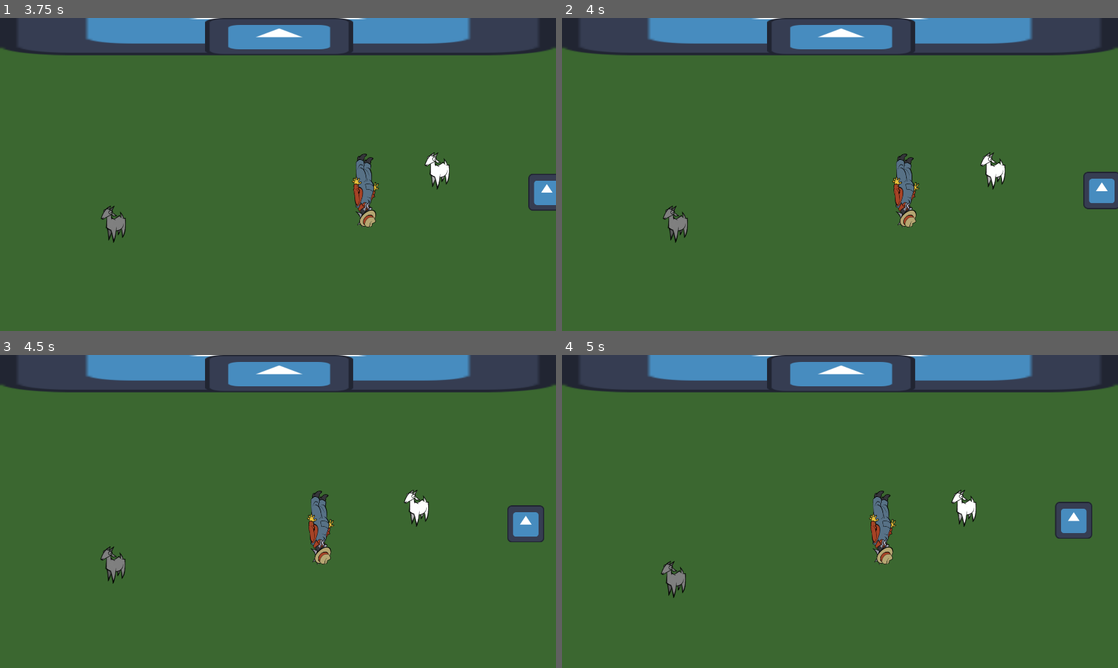
Above: before the commit, frames 1-4 (two rows, left to right).
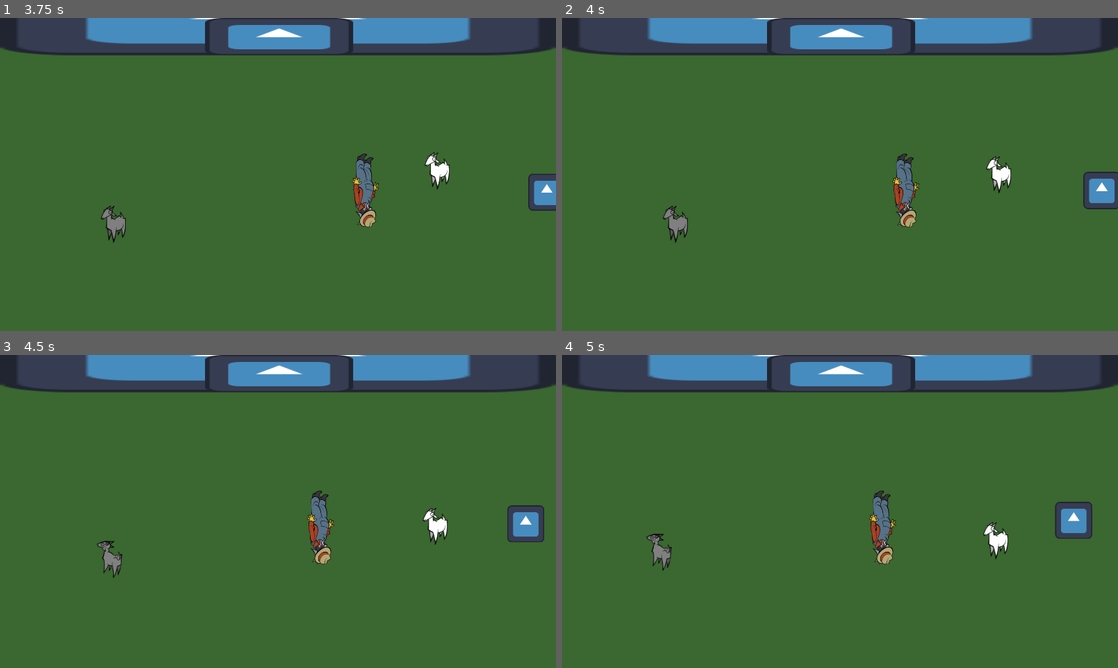
Above: after the commit, the same moments.

Repository: jadicodes/goat-game
Game: Godot game, scene res://farm/farm.tscn
The game is run twice, just before and just after one commit, with the same random seed, the same clock (stepped at 60 frames per second) and the same inputs. The engine's default icon, where the game draws it, is replaced by a stand-in: a white triangle on a blue panel in a dark square.
Inputs (mouse positions are in pixels of both pictures, inside the frame that each line leads up to):
- Up to frame 1 (3.75 s): tap Enter at 0.5 s; move the mouse to (400, 158) at 0.52 s; hold D (move_right) 0.53-1.25 s; hold E (interact) 0.53-1.25 s; click (400, 158) at 0.67 s; drag from (166, 190) to (355, 171) at 1.27 s; tap Space at 2 s; move the mouse to (333, 105) at 2.02 s; hold D (move_right) 2.03-2.75 s; hold Shift 2.03-2.75 s; tap E (interact) at 2.3 s; drag from (250, 237) to (111, 127) at 2.77 s; move the mouse to (444, 221) at 3.52 s; hold A (move_left) from 3.53 s (still down); hold E (interact) from 3.53 s (still down); tap Ctrl at 3.6 s
- Up to frame 2 (4 s): keep holding A (move_left); keep holding E (interact)
- Up to frame 3 (4.5 s): release A (move_left) at 4.25 s; release E (interact) at 4.25 s; drag from (111, 464) to (283, 508) at 4.27 s
- Up to frame 4 (5 s): no input

Frame 1 is identical in both runs. In frame 2, 0.3% of the frame differs, in the area x 75-81%, y 42-56%; in frame 3, 0.8%; in frame 4, 1.1%, in the area x 15-81%, y 43-78%.

Commit message:
Switch to RayCast2D for interaction

Diff:
--- a/project/farmer/farmer.gd
+++ b/project/farmer/farmer.gd
@@ -5,7 +5,7 @@
 
 var _following_goats: Array[Goat] = []
 
-@onready var hit_box: Area2D = $HitBox
+@onready var hit_cast: RayCast2D = %HitCast
 
 
 func _physics_process(_delta: float) -> void:
@@ -22,32 +22,29 @@
 
 
 func attempt_interact() -> void:
-	var hit = hit_box.get_overlapping_bodies()
+	var hit := hit_cast.get_collider() as Node
 
-	# TODO: Deal with multiple overlapping bodies
-	if hit.is_empty():
+	if not hit or not hit.has_method("interact"):
 		print("No interactable objects nearby.")
 		return
 
-	for body in hit:
-		if not body.has_method("interact"):
-			continue
+	if hit is Goat:
+		var goat: Goat = hit
 
-		if body is Goat:
-			if body in _following_goats:
-				_following_goats.erase(body)
-				body.state_machine.transition_to_next_state(GoatState.IDLE)
-				return
-			elif _following_goats.size() >= 2:
-				print("Already two goats following, cannot follow more.")
-				return
-			else:
-				_following_goats.append(body)
-			print("Following goats: ", _following_goats)
+		if goat in _following_goats:
+			_following_goats.erase(goat)
+			goat.state_machine.transition_to_next_state(GoatState.IDLE)
+			return
 
-		print(self.name, " interacting with ", body.name)
-		body.interact(self)
-		return
+		if _following_goats.size() >= 2:
+			print("Already two goats following, cannot follow more.")
+			return
+
+		_following_goats.append(goat)
+		print("Following goats: ", _following_goats)
+
+	print(self.name, " interacting with ", hit.name)
+	hit.interact(self)
 
 
 
--- a/project/farmer/farmer.tscn
+++ b/project/farmer/farmer.tscn
@@ -1,13 +1,10 @@
-[gd_scene load_steps=5 format=3 uid="uid://cqdu4npym77hm"]
+[gd_scene load_steps=4 format=3 uid="uid://cqdu4npym77hm"]
 
 [ext_resource type="Script" uid="uid://dm2umt83y7wau" path="res://farmer/farmer.gd" id="1_7h16g"]
 [ext_resource type="Texture2D" uid="uid://sqj3sppvhpj6" path="res://farmer/farmer_sprite.png" id="2_7h16g"]
 
 [sub_resource type="CircleShape2D" id="CircleShape2D_7h16g"]
 radius = 64.0
-
-[sub_resource type="CircleShape2D" id="CircleShape2D_vm3ej"]
-radius = 48.0
 
 [node name="Farmer" type="CharacterBody2D"]
 script = ExtResource("1_7h16g")
@@ -19,10 +16,6 @@
 [node name="CollisionShape2D" type="CollisionShape2D" parent="."]
 shape = SubResource("CircleShape2D_7h16g")
 
-[node name="HitBox" type="Area2D" parent="."]
+[node name="HitCast" type="RayCast2D" parent="."]
 unique_name_in_owner = true
-
-[node name="CollisionShape2D" type="CollisionShape2D" parent="HitBox"]
-position = Vector2(128, 0)
-shape = SubResource("CircleShape2D_vm3ej")
-debug_color = Color(0.760773, 0.328878, 0.785131, 0.42)
+target_position = Vector2(128, 0)
